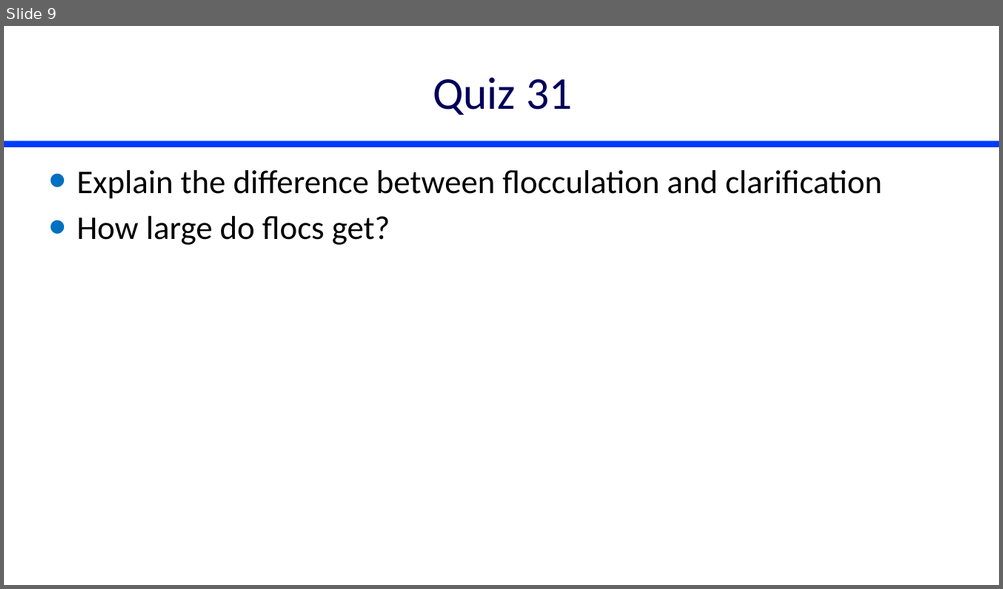
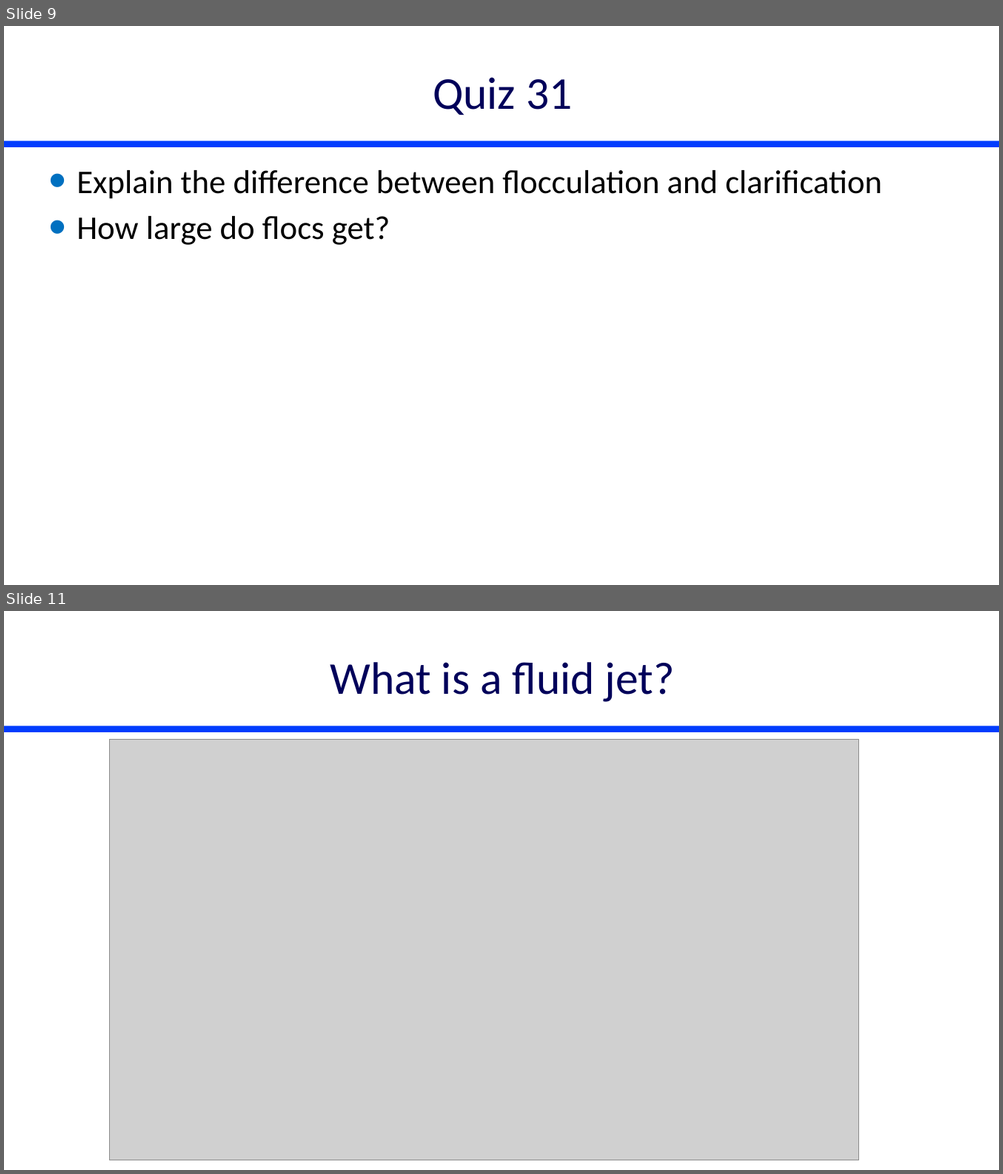
Before and after one commit to monroews/CEE4520Lectures, a slide deck: Discussions/Clarification Reflections.pptx. Shown one above the other, each under a label of ours: slide 9 before the commit, slides 9 and 11 after it; the slides between them are not shown. The pictures are 1003x589 and 1003x1174 pixels, drawn with LibreOffice and Linux fonts; fonts in the diff are those of the drawing; grey boxes stand for pictures. Boxes give left, top, right and bottom in pixels: in the first picture for what was removed or moved away, otherwise in the second. Text is boxed around its words. In the diff, an @@ line names an element or a change of style, - is before the commit and + after.

```diff
--- a/Discussions/Clarification Reflections.pptx
+++ b/Discussions/Clarification Reflections.pptx
@@ slide 11 added at box(4, 611, 999, 1170), background #FFFFFF; not listed: 1 template element that a slide beside it also shows @@
@@ title added at box(330, 662, 674, 702), 44 pt, text #00005A @@
+What is a fluid jet?
@@ picture added at box(109, 739, 858, 1161) @@
```
Also in this commit, not shown: 4 other slides added.
